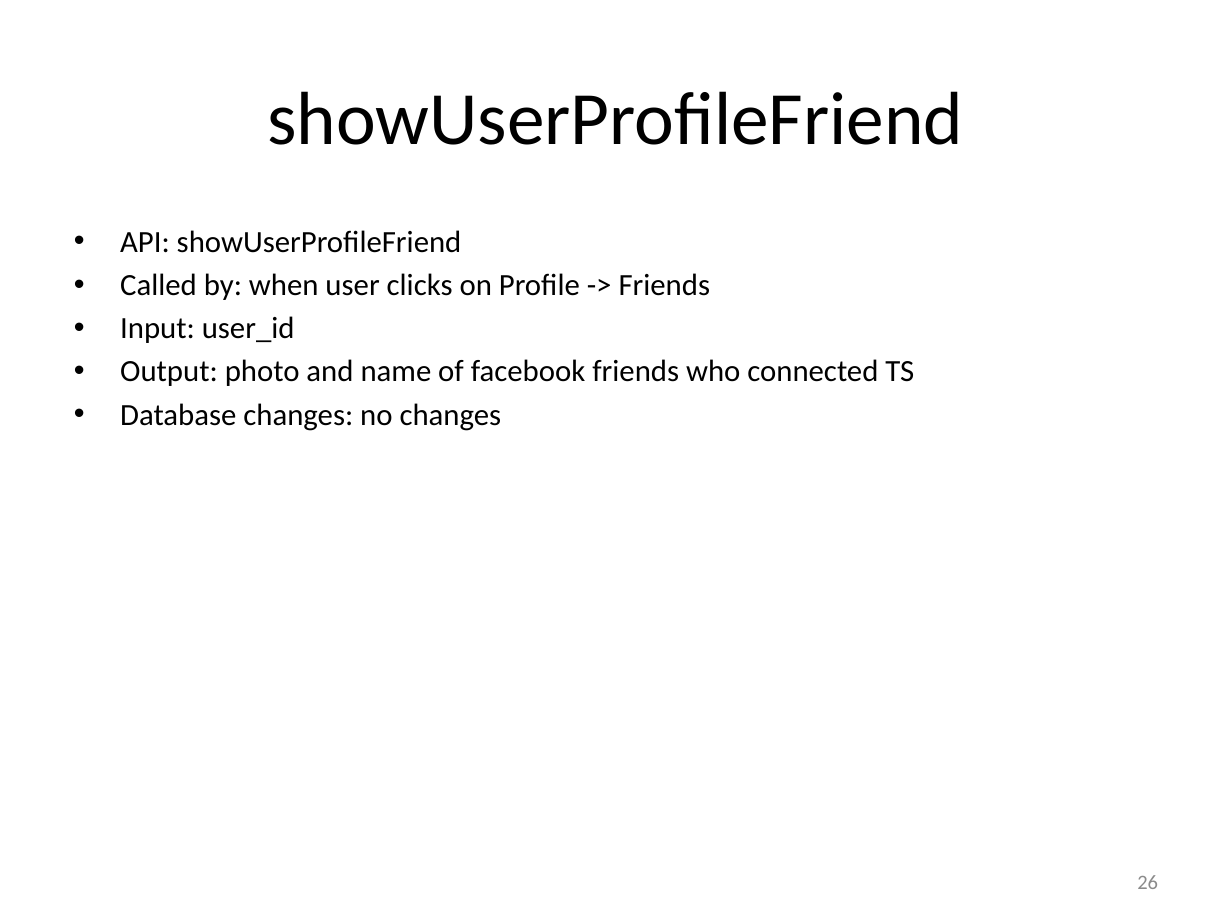
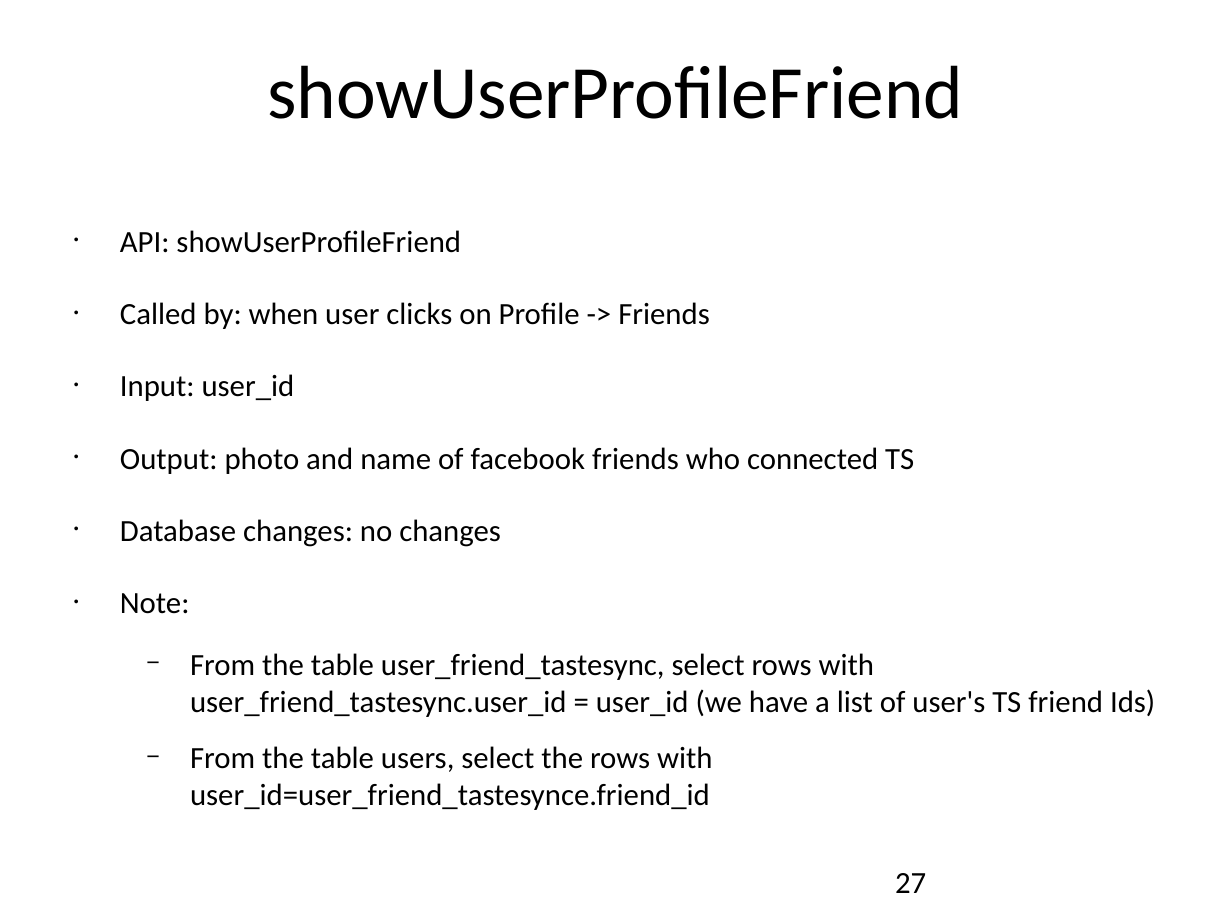
Before and after one commit to catalonia/mob, a slide deck: slide 27 of ws/WS Design Docs/API_Listing.pptx (slide 26 before the commit). Drawn at 1232x924 pixels with LibreOffice and Linux fonts; fonts in the diff are those of the drawing. Boxes give left, top, right and bottom in pixels: in the first picture for what was removed or moved away, otherwise in the second. Text is boxed around its words. In the diff, an @@ line names an element or a change of style, - is before the commit and + after.

Commit message:
API_Listing document update
Responded to Loc's question on which 3 restaurants to show on My
Profile Home screen.

```diff
--- a/ws/WS Design Docs/API_Listing.pptx
+++ b/ws/WS Design Docs/API_Listing.pptx
@@ title "showUserProfileFriend" at [267, 65, 963, 119]: vertical alignment middle to top @@
@@ text at [120, 230, 914, 547]: indent changed; more space between paragraphs @@
@@ text at [120, 593, 1155, 810]: paragraphs added @@
+• Note:
+  − From the table user_friend_tastesync, select rows with user_friend_tastesync.user_id = user_id (we have a list of user's TS friend Ids)
+  − From the table users, select the rows with user_id=user_friend_tastesynce.friend_id
@@ page number at [895, 873, 926, 893]: vertical alignment middle to top @@
@@ page number at [895, 873, 926, 893]: text changed; size 12 to 18 pt; text colour #8C8C8C to #000000 @@
-26
+27
```
Also in this commit, not shown: 36 other slides changed, 4 slides added.
